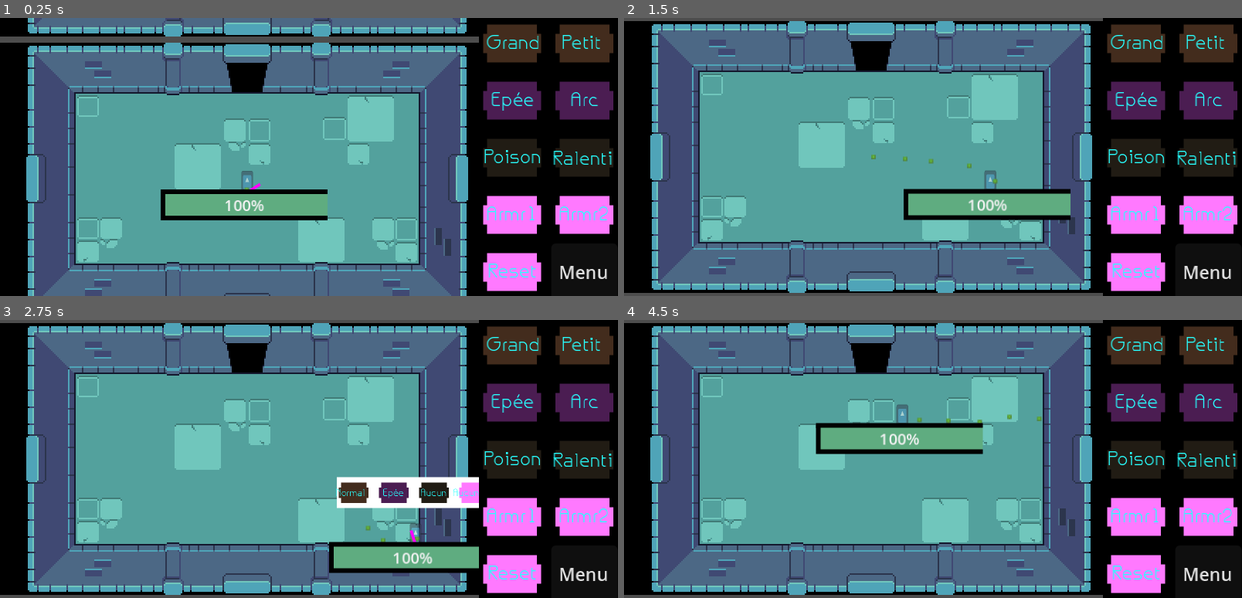
Above: before the commit, frames 1-4 (two rows, left to right).
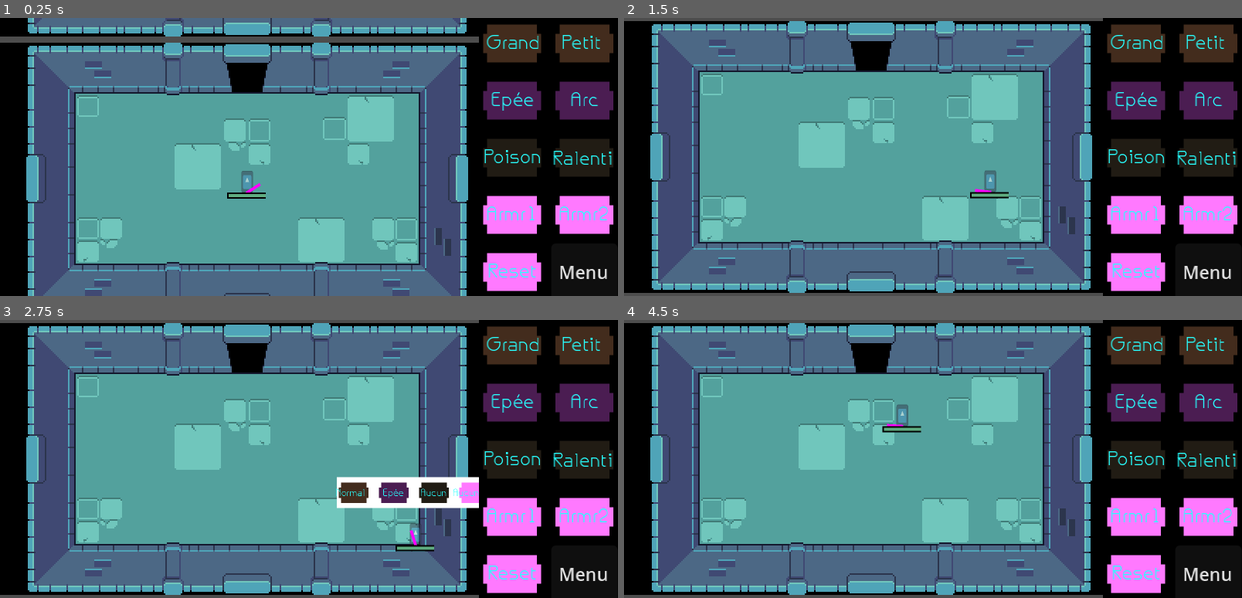
Above: after the commit, the same moments.

Repository: Lmorder2/Game-Jam---Max-Pierre-Arthur-Thomas
Game: Godot game, scene res://world.tscn
The game is run twice, just before and just after one commit, with the same random seed, the same clock (stepped at 60 frames per second) and the same inputs. The engine's default icon, where the game draws it, is replaced by a stand-in: a white triangle on a blue panel in a dark square.
Inputs (mouse positions are in pixels of both pictures, inside the frame that each line leads up to):
- Up to frame 1 (0.25 s): no input
- Up to frame 2 (1.5 s): move the mouse to (1068, 143) at 0.52 s; hold Right (ui_right) 0.53-1.28 s; hold Alt (alt) 0.53-1.28 s; click (1068, 143) at 0.6 s; move the mouse to (809, 170) at 1.27 s; hold Down (ui_down) from 1.28 s (still down); tap Alt (alt) at 1.35 s
- Up to frame 3 (2.75 s): click (185, 472) at 1.55 s; move the mouse to (370, 397) at 2.02 s; release Down (ui_down) at 2.03 s; hold Right (ui_right) from 2.03 s (still down); hold Alt (alt) from 2.03 s (still down); click (370, 397) at 2.1 s
- Up to frame 4 (4.5 s): move the mouse to (902, 514) at 2.77 s; release Right (ui_right) at 2.78 s; release Alt (alt) at 2.78 s; hold Up (ui_up) 2.78-3.53 s; tap Alt (alt) at 2.85, 4.35 s; click (902, 514) at 3.05 s; move the mouse to (1118, 500) at 3.52 s; hold Alt (alt) 3.53-4.28 s; hold Left (ui_left) from 3.53 s (still down); click (1118, 500) at 3.6 s; move the mouse to (747, 417) at 4.27 s

The runs differ from the first frame. In frame 1, 2.9% of the frame differs, in the area x 26-53%, y 60-73%; in frame 2, 3.1%; in frame 3, 2.6%; in frame 4, 3.1%, in the area x 31-68%, y 33-49%.

Commit message:
health management finito + debug par ci par là

Diff:
--- a/effect_manager.tscn
+++ b/effect_manager.tscn
@@ -1,6 +1,11 @@
-[gd_scene load_steps=2 format=3 uid="uid://cq6t8dcxw7yom"]
+[gd_scene load_steps=3 format=3 uid="uid://cq6t8dcxw7yom"]
 
 [ext_resource type="Script" uid="uid://c0o3fkq838mii" path="res://scenes/effect_manager.gd" id="1_apoux"]
+[ext_resource type="PackedScene" uid="uid://dpqkg4irwsyy2" path="res://effects.tscn" id="2_78pv1"]
 
 [node name="EffectManager" type="Node2D"]
 script = ExtResource("1_apoux")
+
+[node name="PoisonTimer" type="Timer" parent="."]
+
+[node name="Node2D" parent="PoisonTimer" instance=ExtResource("2_78pv1")]
--- a/effects.tscn
+++ b/effects.tscn
@@ -5,6 +5,7 @@
 [node name="Node2D" type="Node2D"]
 
 [node name="EffectPoison" type="CPUParticles2D" parent="."]
+visible = false
 amount = 5
 texture = ExtResource("1_oaf0w")
 emission_shape = 1
--- a/health_manager.gd
+++ b/health_manager.gd
@@ -17,10 +17,10 @@
 func life_reset():
 	healthMax = originalHealthMax
 	lifeBar.set_max(healthMax)
-	healthActual.set(healthMax)
+	healthActual.set_value(healthMax)
 
 func life_update():
-	lifeBar.set(healthActual)
+	lifeBar.set_value(healthActual)
 
 func life_max_update():
 	lifeBar.set_max(healthMax)
@@ -28,15 +28,6 @@
 func _process(delta):
 	lifeBar.set_max(healthMax)
 	lifeBar.set_value(healthActual)
-	if Input.is_action_just_pressed("Damage test +"):
-		amount += 1
-		take_damage(amount)
-		amount = 0
-
-	elif Input.is_action_just_pressed("Damage test -"):
-		amount -=1
-		take_damage(amount)
-		amount = 0
 
 
 func take_damage(amount):
@@ -45,7 +36,13 @@
 	if healthCalc <= 0:
 		healthActual = 0
 		print("DEAAAD")
+		amount = 0
 	elif healthCalc >=100:
 		healthActual = 100
+		print("full vie max")
+		amount = 0
 	else:
 		healthActual -= amount
+		life_update()
+		print("damage pris")
+		amount = 0
--- a/health_manager.tscn
+++ b/health_manager.tscn
@@ -4,17 +4,17 @@
 
 [sub_resource type="StyleBoxFlat" id="StyleBoxFlat_1bypw"]
 bg_color = Color(0.897647, 0.296268, 0.319751, 1)
-border_width_left = 3
-border_width_top = 3
-border_width_right = 3
-border_width_bottom = 3
+border_width_left = 1
+border_width_top = 1
+border_width_right = 1
+border_width_bottom = 1
 border_color = Color(0, 0, 0, 1)
 
 [sub_resource type="StyleBoxFlat" id="StyleBoxFlat_eur3r"]
 bg_color = Color(0.371698, 0.675363, 0.502993, 1)
-border_width_left = 3
-border_width_top = 3
-border_width_bottom = 3
+border_width_left = 1
+border_width_top = 1
+border_width_bottom = 1
 border_color = Color(0, 0, 0, 1)
 corner_detail = 9
 
@@ -23,9 +23,10 @@
 
 [node name="ProgressBar" type="ProgressBar" parent="."]
 offset_right = 108.0
-offset_bottom = 20.0
-theme_override_font_sizes/font_size = 10
+offset_bottom = 11.0
+theme_override_font_sizes/font_size = 4
 theme_override_styles/background = SubResource("StyleBoxFlat_1bypw")
 theme_override_styles/fill = SubResource("StyleBoxFlat_eur3r")
 step = 1.0
 value = 50.0
+show_percentage = false
--- a/mob.tscn
+++ b/mob.tscn
@@ -1,10 +1,12 @@
-[gd_scene load_steps=7 format=3 uid="uid://08is53654krc"]
+[gd_scene load_steps=11 format=3 uid="uid://gufn86q16sm5"]
 
 [ext_resource type="Texture2D" uid="uid://1cu34c517h2s" path="res://icon.svg" id="1_dy6sc"]
 [ext_resource type="Script" uid="uid://pppfh7kbpexg" path="res://mob.gd" id="1_nokgg"]
-
-[sub_resource type="RectangleShape2D" id="RectangleShape2D_nokgg"]
-size = Vector2(28, 25)
+[ext_resource type="PackedScene" uid="uid://631u8nj6fu44" path="res://scenes/BoxMots.tscn" id="3_1qmh0"]
+[ext_resource type="PackedScene" uid="uid://cwd5s8o6mowxi" path="res://weapons_bow.tscn" id="4_gfurk"]
+[ext_resource type="PackedScene" uid="uid://deq8hkxk6tmko" path="res://weapons_sword.tscn" id="5_ieysi"]
+[ext_resource type="PackedScene" uid="uid://cq6t8dcxw7yom" path="res://effect_manager.tscn" id="6_cixyi"]
+[ext_resource type="PackedScene" uid="uid://jmrvrrt2juxe" path="res://health_manager.tscn" id="7_7ulmv"]
 
 [sub_resource type="SpriteFrames" id="SpriteFrames_nokgg"]
 animations = [{
@@ -30,14 +32,16 @@
 safe_margin = 0.8
 script = ExtResource("1_nokgg")
 
-[node name="CollisionShape2D" type="CollisionShape2D" parent="."]
-shape = SubResource("RectangleShape2D_nokgg")
-
 [node name="AnimatedSprite2D" type="AnimatedSprite2D" parent="."]
 scale = Vector2(0.226562, 0.210938)
 sprite_frames = SubResource("SpriteFrames_nokgg")
 
+[node name="CollisionPolygon2D" type="CollisionPolygon2D" parent="."]
+position = Vector2(-1, 1)
+polygon = PackedVector2Array(-10, 10, 9, 10, 9, -11, -11, -11)
+
 [node name="detection_area" type="Area2D" parent="."]
+scale = Vector2(2.31, 2.31)
 collision_layer = 2
 collision_mask = 2
 
@@ -50,7 +54,45 @@
 [node name="CollisionShape2D" type="CollisionShape2D" parent="kill_area"]
 shape = SubResource("RectangleShape2D_p11y5")
 
+[node name="BoxMots" parent="." node_paths=PackedStringArray("effect_manager") instance=ExtResource("3_1qmh0")]
+offset_left = -66.0
+offset_top = -47.0
+offset_right = 65.0
+offset_bottom = -15.0
+effect_manager = NodePath("../EffectManager")
+
+[node name="HBoxContainer" parent="BoxMots" index="0"]
+anchors_preset = 14
+anchor_top = 0.5
+anchor_bottom = 0.5
+offset_top = -16.0
+offset_right = -31.0
+offset_bottom = 8.0
+scale = Vector2(1.31, 1.31)
+alignment = 1
+
+[node name="WeaponsBow" parent="." instance=ExtResource("4_gfurk")]
+
+[node name="WeaponsSword" parent="." instance=ExtResource("5_ieysi")]
+
+[node name="EffectManager" parent="." node_paths=PackedStringArray("sprite", "collisionPolygon", "sword", "bow", "healthManager") instance=ExtResource("6_cixyi")]
+sprite = NodePath("../AnimatedSprite2D")
+collisionPolygon = NodePath("../CollisionPolygon2D")
+sword = NodePath("../WeaponsSword")
+bow = NodePath("../WeaponsBow")
+healthManager = NodePath("../HealthManager")
+
+[node name="HealthManager" parent="." instance=ExtResource("7_7ulmv")]
+position = Vector2(-55, 16)
+
 [connection signal="body_entered" from="detection_area" to="." method="_on_detection_area_body_entered"]
 [connection signal="body_exited" from="detection_area" to="." method="_on_detection_area_body_exited"]
 [connection signal="body_entered" from="kill_area" to="." method="_on_kill_area_body_entered"]
 [connection signal="body_entered" from="kill_area" to="." method="_on_area_2d_body_entered"]
+
+[editable path="BoxMots"]
+[editable path="BoxMots/HBoxContainer/Case1"]
+[editable path="BoxMots/HBoxContainer/Case2"]
+[editable path="BoxMots/HBoxContainer/Case3"]
+[editable path="BoxMots/HBoxContainer/Case4"]
+[editable path="HealthManager"]
--- a/player.tscn
+++ b/player.tscn
@@ -1,7 +1,6 @@
 [gd_scene load_steps=9 format=3 uid="uid://c43gvymefayp4"]
 
 [ext_resource type="Script" uid="uid://q6rcrapxhysk" path="res://player.gd" id="1_1umnt"]
-[ext_resource type="PackedScene" uid="uid://dpqkg4irwsyy2" path="res://effects.tscn" id="2_2hs0m"]
 [ext_resource type="Texture2D" uid="uid://1cu34c517h2s" path="res://icon.svg" id="2_hqtel"]
 [ext_resource type="PackedScene" uid="uid://631u8nj6fu44" path="res://scenes/BoxMots.tscn" id="4_hqtel"]
 [ext_resource type="PackedScene" uid="uid://cwd5s8o6mowxi" path="res://weapons_bow.tscn" id="4_sweqy"]
@@ -9,19 +8,27 @@
 [ext_resource type="PackedScene" uid="uid://cq6t8dcxw7yom" path="res://effect_manager.tscn" id="7_1jxqw"]
 [ext_resource type="PackedScene" uid="uid://jmrvrrt2juxe" path="res://health_manager.tscn" id="8_dw050"]
 
+[sub_resource type="SpriteFrames" id="SpriteFrames_1jxqw"]
+animations = [{
+"frames": [{
+"duration": 1.0,
+"texture": ExtResource("2_hqtel")
+}],
+"loop": true,
+"name": &"default",
+"speed": 5.0
+}]
+
 [node name="Player" type="CharacterBody2D"]
 collision_layer = 2
 script = ExtResource("1_1umnt")
 
-[node name="EffectsPoison" parent="." instance=ExtResource("2_2hs0m")]
-position = Vector2(0, -1)
-
-[node name="Sprite2D" type="Sprite2D" parent="."]
+[node name="Sprite2D" type="AnimatedSprite2D" parent="."]
 self_modulate = Color(1, 1, 1, 0.505882)
 show_behind_parent = true
 position = Vector2(0, -7.012)
 scale = Vector2(0.06, 0.109187)
-texture = ExtResource("2_hqtel")
+sprite_frames = SubResource("SpriteFrames_1jxqw")
 
 [node name="CollisionPolygon2D" type="CollisionPolygon2D" parent="."]
 position = Vector2(-4, -10)
@@ -34,35 +41,28 @@
 offset_bottom = -24.0
 effect_manager = NodePath("../EffectManager")
 
-[node name="Label" parent="BoxMots/HBoxContainer/Case1" index="0"]
-text = "Normal"
-
-[node name="Label" parent="BoxMots/HBoxContainer/Case2" index="0"]
-text = "Epée"
-
-[node name="Label" parent="BoxMots/HBoxContainer/Case3" index="0"]
-text = "Aucun"
-
-[node name="Label" parent="BoxMots/HBoxContainer/Case4" index="0"]
-text = "Aucune"
+[node name="HBoxContainer" parent="BoxMots" index="0"]
+alignment = 1
 
 [node name="weaponsBow" parent="." instance=ExtResource("4_sweqy")]
+is_player = true
 
 [node name="weaponsSword" parent="." instance=ExtResource("5_2hs0m")]
+is_player = true
 
-[node name="EffectManager" parent="." node_paths=PackedStringArray("sprite", "collisionPolygon", "sword", "bow") instance=ExtResource("7_1jxqw")]
+[node name="EffectManager" parent="." node_paths=PackedStringArray("sprite", "collisionPolygon", "sword", "bow", "healthManager") instance=ExtResource("7_1jxqw")]
 sprite = NodePath("../Sprite2D")
 collisionPolygon = NodePath("../CollisionPolygon2D")
 sword = NodePath("../weaponsSword")
 bow = NodePath("../weaponsBow")
+healthManager = NodePath("../HealthManager")
 
 [node name="HealthManager" parent="." instance=ExtResource("8_dw050")]
 
 [node name="ProgressBar" parent="HealthManager" index="0"]
-offset_left = -56.0
-offset_top = -2.0
-offset_right = 52.0
-offset_bottom = 18.0
+offset_left = -13.0
+offset_right = 12.0
+offset_bottom = 4.0
 
 [editable path="BoxMots"]
 [editable path="BoxMots/HBoxContainer/Case1"]
--- a/project.godot
+++ b/project.godot
@@ -44,14 +44,15 @@
 "events": [Object(InputEventMouseButton,"resource_local_to_scene":false,"resource_name":"","device":-1,"window_id":0,"a …(259 unchanged characters)…
 ]
 }
-"Dégats test +"={
+"Damage test +"={
 "deadzone": 0.2,
 "events": [Object(InputEventKey,"resource_local_to_scene":false,"resource_name":"","device":-1,"window_id":0,"alt_press …(196 unchanged characters)…
 ]
 }
-"dégâts test -"={
+"Damage test -"={
 "deadzone": 0.2,
-"events": []
+"events": [Object(InputEventKey,"resource_local_to_scene":false,"resource_name":"","device":-1,"window_id":0,"alt_pressed":false,"shift_pressed":false,"ctrl_pressed":false,"meta_pressed":false,"pressed":false,"keycode":0,"physical_keycode":4194435,"key_label":0,"unicode":45,"location":0,"echo":false,"script":null)
+]
 }
 
 [layer_names]
--- a/scenes/BoxMots.tscn
+++ b/scenes/BoxMots.tscn
@@ -34,7 +34,7 @@
 offset_bottom = 8.0
 scale = Vector2(0.32821, 0.35804)
 theme_override_font_sizes/font_size = 20
-text = ""
+text = "Normal"
 
 [node name="Case2" parent="HBoxContainer" instance=ExtResource("2_84gdq")]
 custom_minimum_size = Vector2(22, 20)
@@ -49,7 +49,7 @@
 offset_bottom = 8.0
 scale = Vector2(0.32821, 0.35804)
 theme_override_font_sizes/font_size = 20
-text = ""
+text = "Epée"
 
 [node name="Case3" parent="HBoxContainer" instance=ExtResource("2_84gdq")]
 custom_minimum_size = Vector2(22, 20)
@@ -65,7 +65,7 @@
 offset_bottom = 8.0
 scale = Vector2(0.32821, 0.35804)
 theme_override_font_sizes/font_size = 20
-text = ""
+text = "Aucun"
 
 [node name="Case4" parent="HBoxContainer" instance=ExtResource("2_84gdq")]
 custom_minimum_size = Vector2(22, 20)
@@ -81,7 +81,7 @@
 offset_bottom = 8.0
 scale = Vector2(0.32821, 0.35804)
 theme_override_font_sizes/font_size = 20
-text = ""
+text = "Aucune"
 
 [editable path="HBoxContainer/Case1"]
 [editable path="HBoxContainer/Case2"]
--- a/scenes/case_1.gd
+++ b/scenes/case_1.gd
@@ -51,17 +51,28 @@
 
 
 func _can_drop_data(_pos, data):
+	if canDrop == false:
+		return false
+
+	if data["text"] == $Label.text:
+		return false
 
 	if data["class"] == acceptedClass or data["class"] == WORD_CLASSES.RESET :
 		return true
 	else:
 		return false
 
+func reset_case():
+	var obj = {}
+	obj["text"] = "Reset"
+	_drop_data(Vector2.ZERO, obj)
+
 func _drop_data(_pos, data):
 	if data["text"] != "Reset":
 		$Label.text=data["text"]
 		print(data["text"])
-		effect_manager.apply_effect(data["text"])
+		effect_manager.apply_effect(data["text"], get_node(get_path()))
+
 	else:
 		#reset de la taille
 		if acceptedClass == WORD_CLASSES.SIZE:
--- a/scenes/effect_manager.gd
+++ b/scenes/effect_manager.gd
@@ -2,10 +2,11 @@
 
 class_name EffectManager
 
-@export var sprite : Sprite2D
+@export var sprite : AnimatedSprite2D
 @export var collisionPolygon : CollisionPolygon2D
 @export var sword : Node2D
 @export var bow : Node2D
+@export var healthManager : Node2D
 
 var originalSpriteSize
 var originalColSize
@@ -46,15 +47,18 @@
 
 
 func reset_effect():
+	print("Reset Effects")
 	pass
 
-func apply_effect(effect : String) -> void:
+func apply_effect(effect : String, case) -> void:
+
 	#Si le mot est petit
 	if (effect) == "Petit":
 		#- size sprite and col
 		reset_size_word()
 		sprite.scale -= Vector2(0.1,0.1)
 		collisionPolygon.scale -= Vector2(0.1,0.1)
+
 
 	#for major sprite and coollision size
 	if (effect) == "Grand":
@@ -78,3 +82,21 @@
 		sword.hide()
 		bow.show()
 		print("switch to BOW; Etat de bow " + str(bow.is_processing()) + " Etat de Sword " + str(sword.is_processing()))
+
+
+	if (effect) == "Poison":
+		reset_effect()
+		for i in range(5):
+			$PoisonTimer.wait_time = 0.5
+			healthManager.amount = 10
+			healthManager.take_damage(healthManager.amount)
+			$PoisonTimer.start()
+			await $PoisonTimer.timeout
+		case.reset_case()
+		reset_effect()
+
+
+
+
+	if (effect) == "Ralentit":
+		print("Ralentit Effect")
--- a/weapons.gd
+++ b/weapons.gd
@@ -2,6 +2,8 @@
 
 @export var hitbox : CollisionPolygon2D
 var attack_duration = 0.2  # Durée d'activation de la hitbox
+
+@export var is_player = false
 
 # Called when the node enters the scene tree for the first time.
 func _ready():
@@ -13,9 +15,10 @@
 
 # Called every frame. 'delta' is the elapsed time since the previous frame.
 func _process(delta):
-	if Input.is_action_just_pressed("Attack"):
-		activate_sword_attack()
-	look_at(get_global_mouse_position())
+	if is_player:
+		if Input.is_action_just_pressed("Attack"):
+			activate_sword_attack()
+		look_at(get_global_mouse_position())
 
 func activate_sword_attack():
 	hitbox.disabled = false
--- a/world.tscn
+++ b/world.tscn
@@ -62,5 +62,6 @@
 
 [node name="DungeonRoom2" parent="." instance=ExtResource("15_2u3nc")]
 
-[node name="mob" parent="." instance=ExtResource("16_2u3nc")]
-position = Vector2(-224, 92)
+[node name="mob2" parent="." instance=ExtResource("16_2u3nc")]
+position = Vector2(144, 96)
+scale = Vector2(0.4, 0.4)
Not shown: 1 places in world.tscn that only renumber resources
